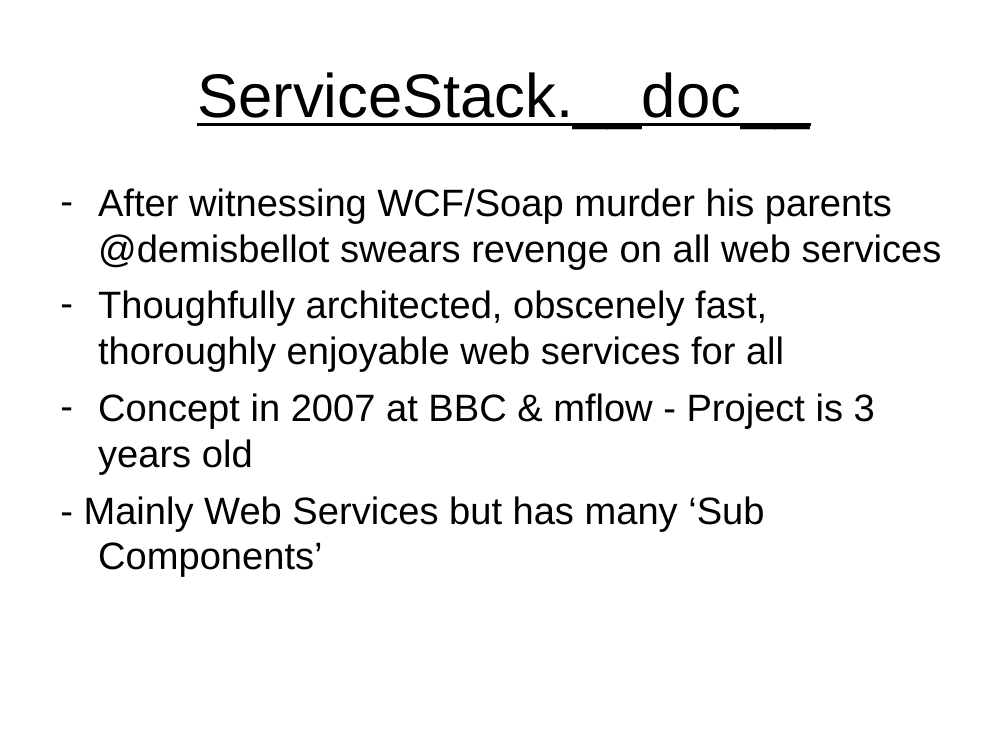
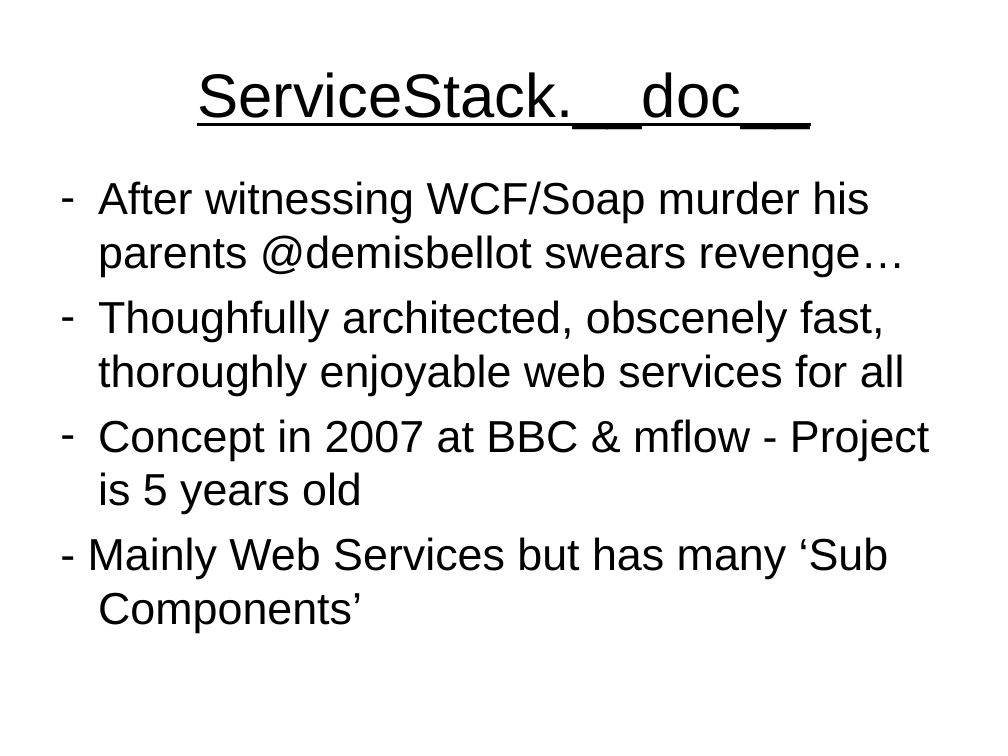
Before and after one commit to paaschpa/ordersDemo, a slide deck: slide 5 of CodeCamp2013.ppt (slide 4 before the commit). Drawn at 1008x756 pixels with LibreOffice and Linux fonts; fonts in the diff are those of the drawing. Boxes give left, top, right and bottom in pixels: in the first picture for what was removed or moved away, otherwise in the second. Text is boxed around its words. In the diff, an @@ line names an element or a change of style, - is before the commit and + after.

```diff
--- a/CodeCamp2013.ppt
+++ b/CodeCamp2013.ppt
@@ text "After witnessing WCF/Soap murder his ..." moved from (x1=84, y1=188, x2=942, y2=577) to (x1=88, y1=181, x2=929, y2=633) @@
@@ text at (x1=98, y1=181, x2=906, y2=277): text changed; size 27.2 to 32 pt @@
-– After witnessing WCF/Soap murder his parents @demisbellot swears revenge on all web services
+– After witnessing WCF/Soap murder his parents @demisbellot swears revenge…
@@ text at (x1=88, y1=300, x2=905, y2=633): size 27.2 to 32 pt in "Thoughfully architected, obscenely fast, thoroughly enjoyabl ...", "- Mainly Web Services but has many ..." @@
@@ text at (x1=98, y1=419, x2=929, y2=514): text changed; size 27.2 to 32 pt @@
-– Concept in 2007 at BBC & mflow - Project is 3 years old
+– Concept in 2007 at BBC & mflow - Project is 5 years old
```
Also in this commit, not shown: 5 other slides changed, 6 slides added, 1 slide removed, 1 other file.
